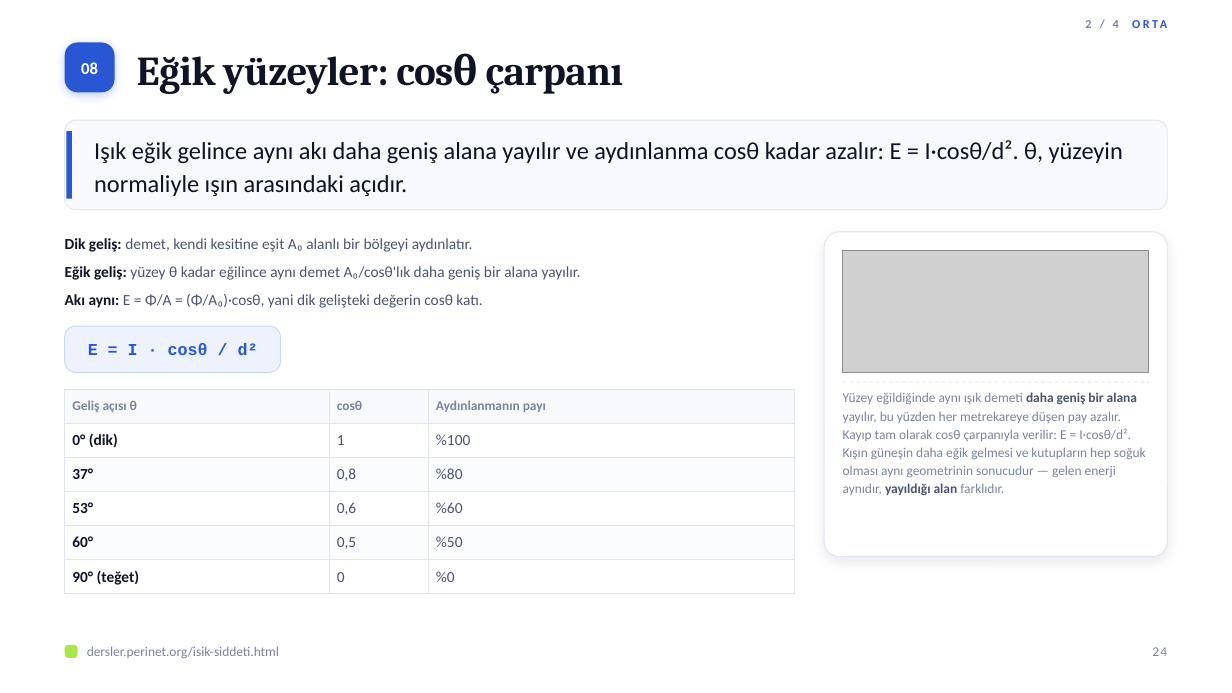
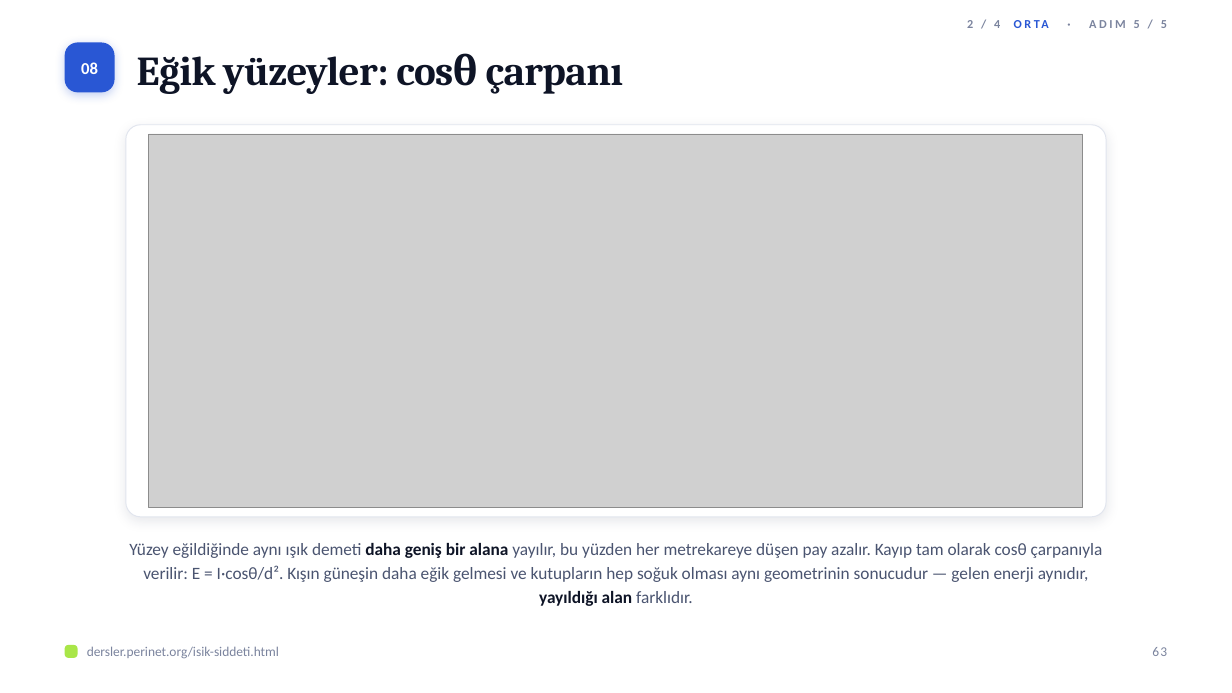
Before and after one commit to elestirmen/dersler, a slide deck: slide 63 of dist/sunum/isik-siddeti.pptx (slide 24 before the commit). Drawn at 1232x693 pixels with LibreOffice and Linux fonts; fonts in the diff are those of the drawing; grey boxes stand for pictures. Boxes give left, top, right and bottom in pixels: in the first picture for what was removed or moved away, otherwise in the second. Text is boxed around its words. In the diff, an @@ line names an element or a change of style, - is before the commit and + after.

```diff
--- a/dist/sunum/isik-siddeti.pptx
+++ b/dist/sunum/isik-siddeti.pptx
@@ text at (967,20,1167,28): text changed; text colour #2957D4 to #7B849E @@
-2 / 4 ORTA
+2 / 4 ORTA · ADIM 5 / 5
@@ rounded rectangle removed at (65,120,1167,210) @@
@@ rectangle removed at (67,131,72,199) @@
@@ text removed at (94,140,1123,196) @@
-Işık eğik gelince aynı akı daha geniş alana yayılır ve aydınlanma cosθ kadar azalır: E = I·cosθ/d². θ, yüzeyin normaliyle ışın arasındaki açıdır.
@@ rounded rectangle added at (126,125,1106,517), fill #FFFFFF, outline #E1E5EE 0.75 pt @@
@@ picture added at (149,134,1083,507) @@
@@ text removed at (65,238,581,308) @@
-1. Dik geliş: demet, kendi kesitine eşit A₀ alanlı bir bölgeyi aydınlatır.
-2. Eğik geliş: yüzey θ kadar eğilince aynı demet A₀/cosθ'lık daha geniş bir alana yayılır.
-3. Akı aynı: E = Φ/A = (Φ/A₀)·cosθ, yani dik gelişteki değerin cosθ katı.
@@ rounded rectangle removed at (824,232,1167,556) @@
@@ picture removed at (843,250,1149,373) @@
@@ rounded rectangle removed at (65,326,281,372) @@
@@ text removed at (88,343,258,355) @@
-E = I · cosθ / d²
@@ table removed at (65,389,794,589), 6 rows, 3 columns @@
-Geliş açısı θ | cosθ | Aydınlanmanın payı
-0° (dik) | 1 | %100
-37° | 0,8 | %80
-53° | 0,6 | %60
-60° | 0,5 | %50
-90° (teğet) | 0 | %0
@@ line removed from (843, 382) to (1149, 382) @@
@@ text "Yüzey eğildiğinde aynı ışık demeti ...": place and size @@
-text "Yüzey eğildiğinde aynı ışık demeti ..." at (843,392,1146,496)
+text "Yüzey eğildiğinde aynı ışık demeti ..." at (129,543,1103,606)
@@ text "Yüzey eğildiğinde aynı ışık demeti ..." at (129,543,1103,606): size 10.5 to 13.5 pt; text colour #7B849E to #4A5470 in "Yüzey eğildiğinde aynı ışık demeti yayılır, bu ..."; text colour #4A5470 to #0E1426 in "daha geniş bir alana yayıldığı alan"; alignment left to centre; line spacing 1.12 to 1.15 @@
@@ text at (1152,647,1167,656): text changed @@
-24
+63
```
Also in this commit, not shown: 28 other slides changed, 97 slides added, 11 slides removed, 22 other files.
